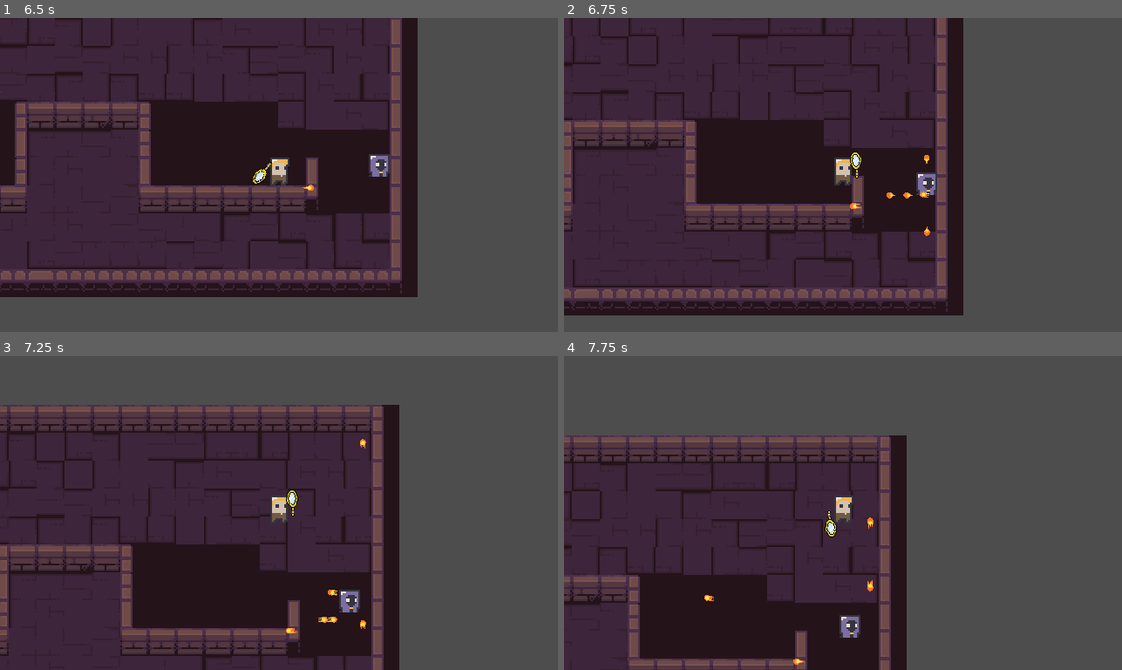
Above: before the commit, frames 1-4 (two rows, left to right).
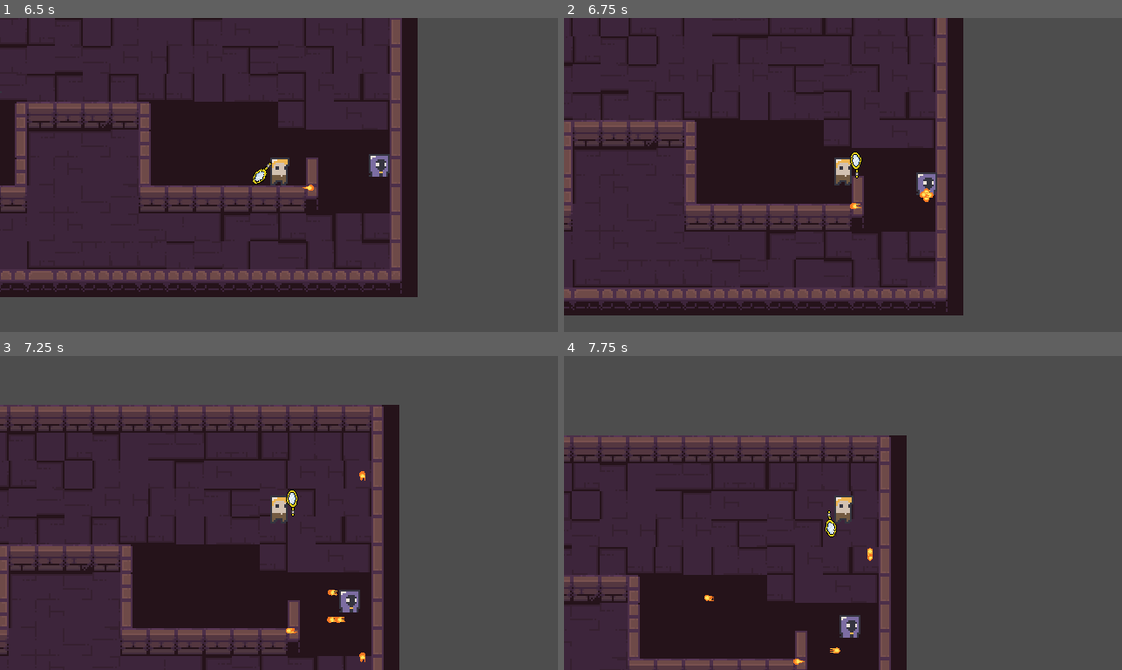
Above: after the commit, the same moments.

Repository: Z3BINI/mirror-attack
Game: Godot game, scene res://scenes/levels/test_level.tscn
Two runs of this game, one before a commit and one after it. Both use one fixed random seed, a clock stepped at 60 frames per second and the inputs below. The project has no main scene, so this scene is started directly.
Inputs (mouse positions are in pixels of both pictures, inside the frame that each line leads up to):
- Up to frame 1 (6.5 s): tap Enter at 0.5 s; move the mouse to (401, 159) at 0.52 s; hold D (move_right) 0.53-1.28 s; tap F (dash) every 1.5 s from 0.6 to 5.1 s; move the mouse to (167, 190) at 1.27 s; hold S (move_down) 1.28-2.03 s; tap Shift (sprint) every 1.5 s from 1.35 to 5.85 s; tap Space at 2 s; move the mouse to (334, 105) at 2.02 s; hold D (move_right) 2.03-2.78 s; move the mouse to (251, 237) at 2.77 s; hold W (move_up) 2.78-3.53 s; move the mouse to (446, 222) at 3.52 s; hold A (move_left) 3.53-5.03 s; move the mouse to (111, 127) at 4.27 s; move the mouse to (306, 175) at 5.02 s; hold S (move_down) 5.03-5.78 s; move the mouse to (195, 96) at 5.77 s; hold D (move_right) from 5.78 s (still down)
- Up to frame 2 (6.75 s): move the mouse to (965, 159) at 6.52 s; release D (move_right) at 6.53 s; hold W (move_up) from 6.53 s (still down); tap F (dash) at 6.6 s
- Up to frame 3 (7.25 s): keep holding W (move_up)
- Up to frame 4 (7.75 s): move the mouse to (731, 528) at 7.27 s; release W (move_up) at 7.28 s; hold D (move_right) from 7.28 s (still down); tap Shift (sprint) at 7.35 s

Frame 1 is identical in both runs. In frame 2, 0.1% of the frame differs, in the area x 57-67%, y 43-70%; in frame 3, 0.2%, in the area x 57-66%, y 26-98%; in frame 4, 0.1%.

Commit message:
Type2 has mega shot and shot

Diff:
--- a/scripts/states/enemy_states/hostile.gd
+++ b/scripts/states/enemy_states/hostile.gd
@@ -8,7 +8,7 @@
 var cooldown : float = 0
 
 func enter_state():
-	mega_shoot()
+	pass
 
 func update(delta):
 	if !self_body.player_in_range:
@@ -27,6 +27,7 @@
 
 
 	if has_shot == false:
+		if self_body.ENEMY_TYPE == "TYPE2": mega_shoot()
 		shoot(player_dir)
 		has_shot = true
 
